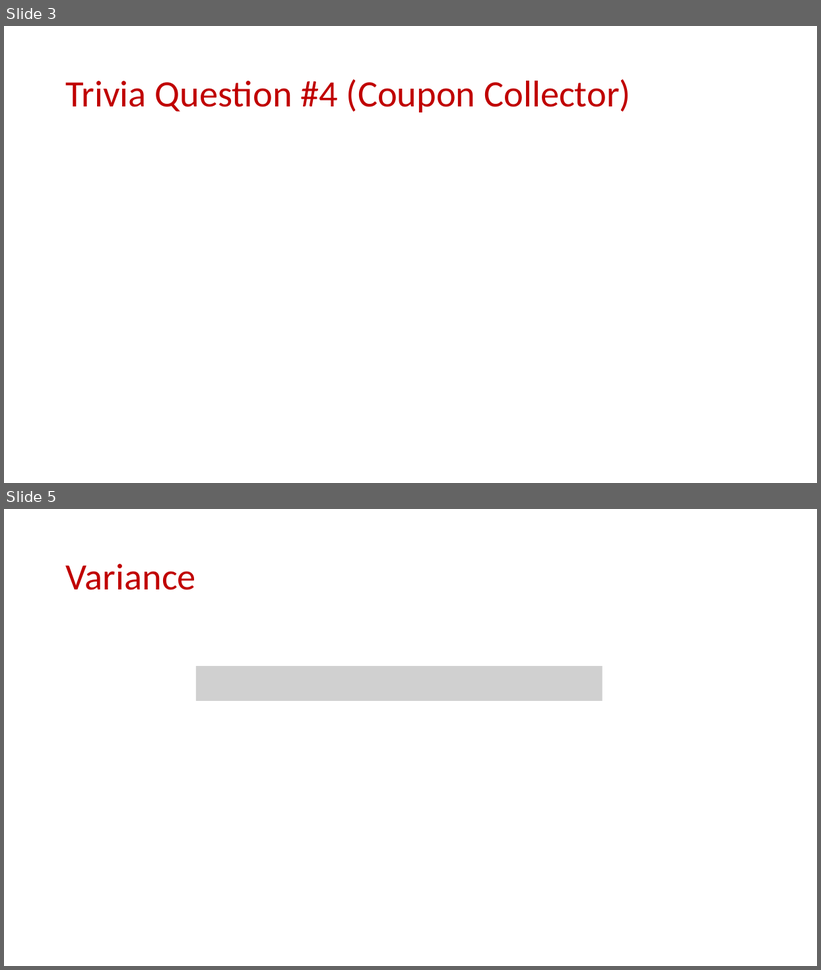
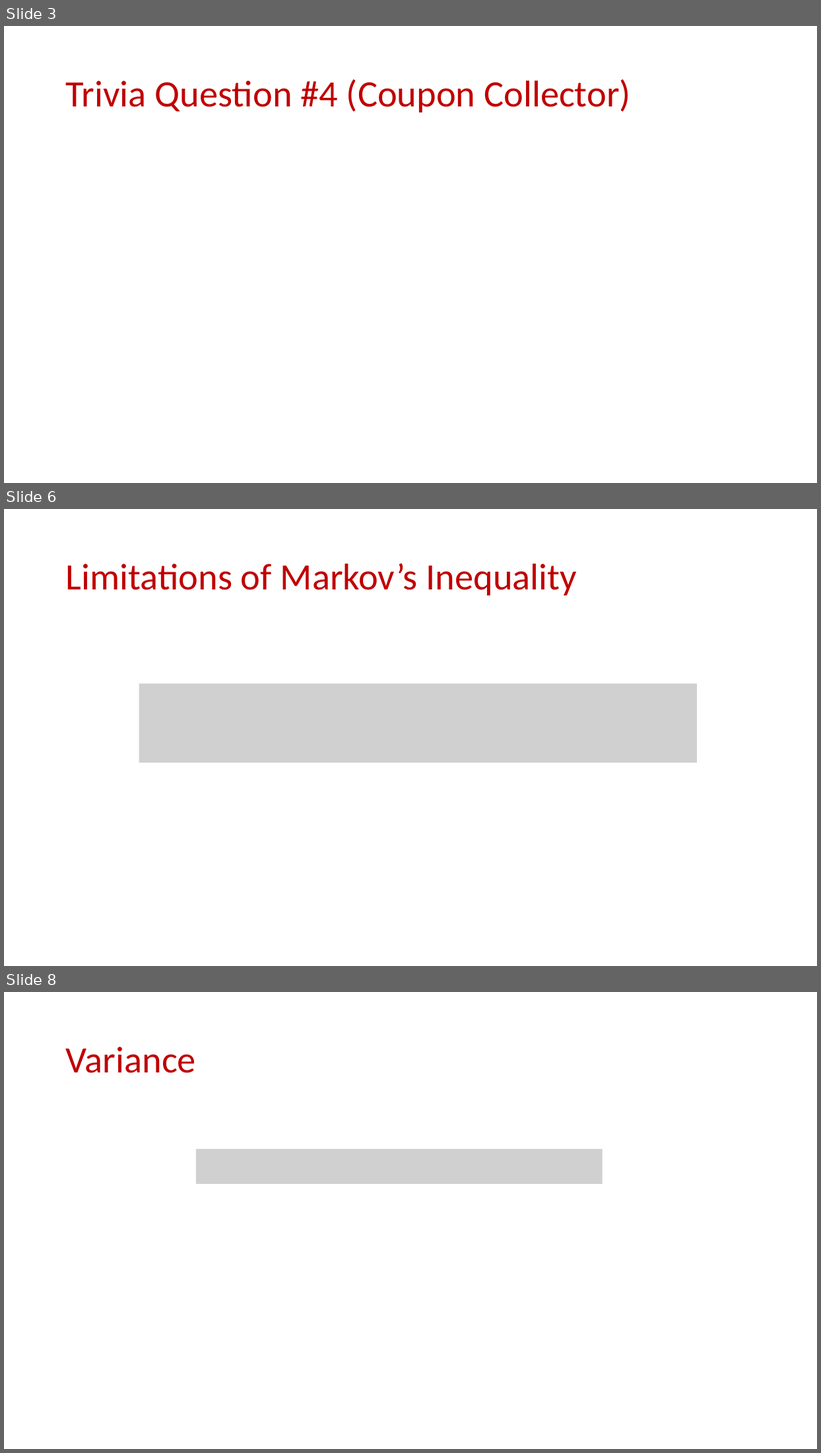
Before and after one commit to samsonzhou/samsonzhou.github.io, a slide deck: CSCE689-23/L4.pptx. Shown one above the other, each under a label of ours: slides 3 and 5 before the commit, slides 3, 6 and 8 after it; the slides between them are not shown. The pictures are 821x970 and 821x1453 pixels, drawn with LibreOffice and Linux fonts; fonts in the diff are those of the drawing; grey boxes stand for pictures. Boxes give left, top, right and bottom in pixels: in the first picture for what was removed or moved away, otherwise in the second. Text is boxed around its words. In the diff, an @@ line names an element or a change of style, - is before the commit and + after.

```diff
--- a/CSCE689-23/L4.pptx
+++ b/CSCE689-23/L4.pptx
@@ slide 6 added at (x1=4, y1=509, x2=817, y2=966), background #FFFFFF @@
@@ title added at (x1=66, y1=563, x2=577, y2=595), 44 pt, text #C00000 @@
+Limitations of Markov’s Inequality
@@ picture added at (x1=139, y1=683, x2=698, y2=762) @@
@@ what was slide 5 is now slide 8 @@
```
Also in this commit, not shown: 1 slide changed, 38 other slides added, 3 other files.
